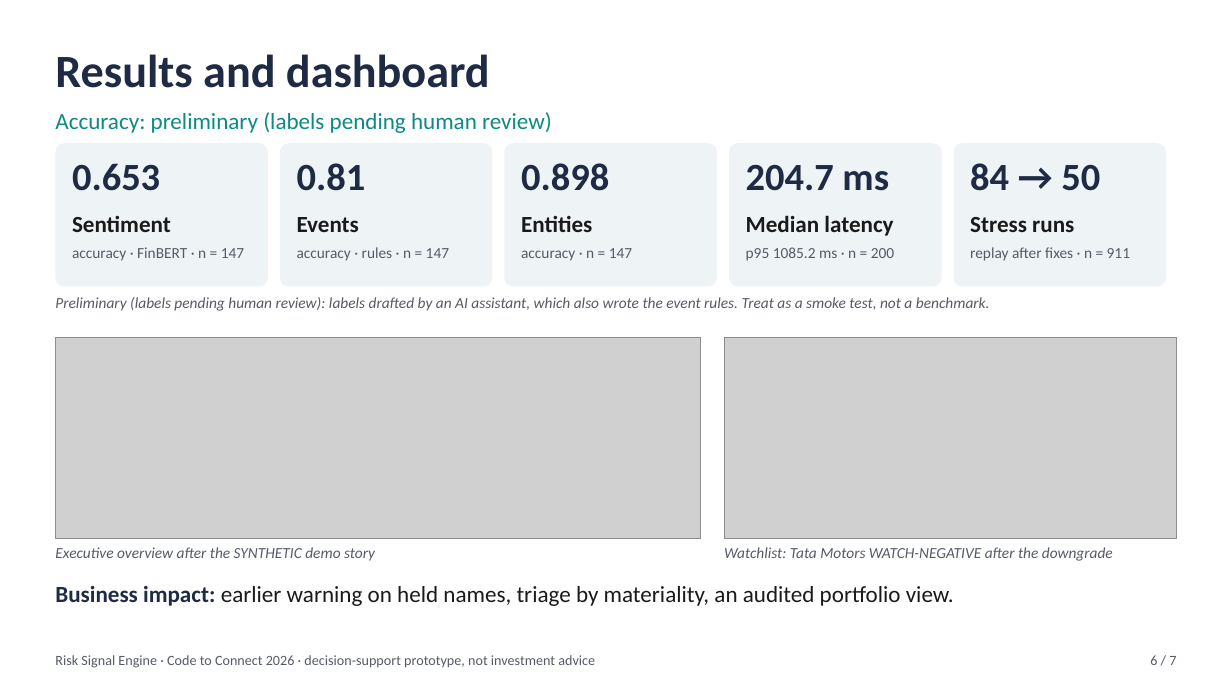
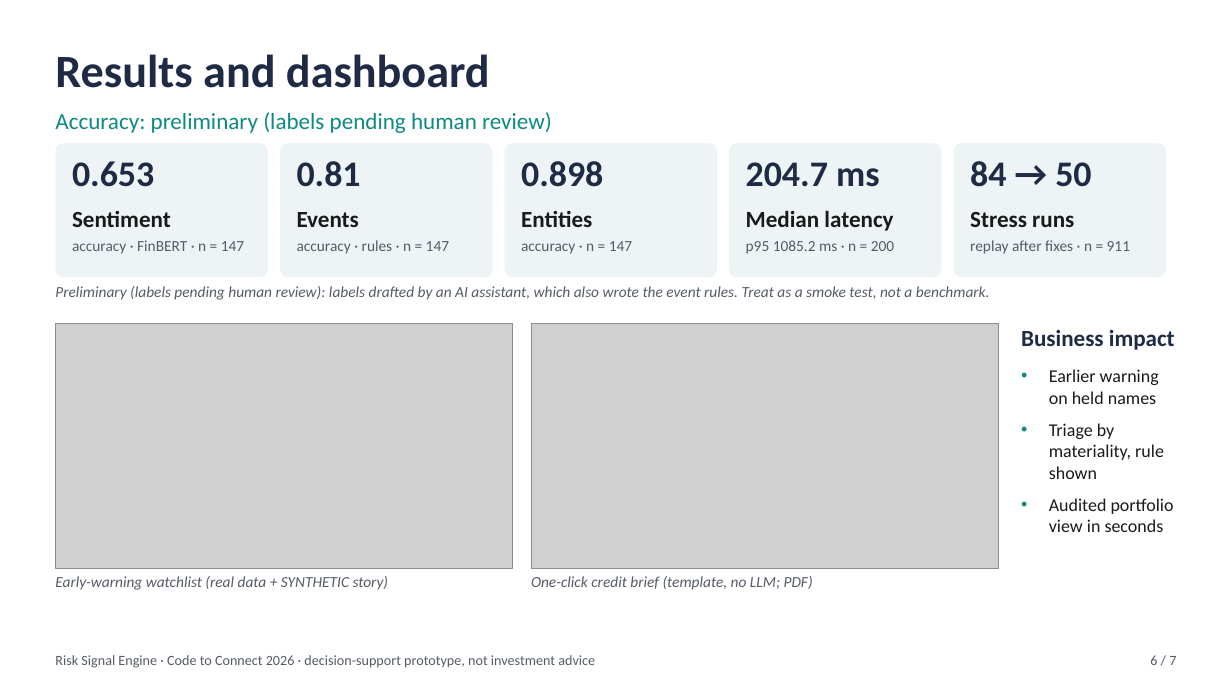
Before and after one commit to console-log-life/ABVIIITM-Gwalior-Apeksha-Jain-hackathon, a slide deck: slide 6 of docs/presentation/Risk_Signal_Engine.pptx. Drawn at 1232x693 pixels with LibreOffice and Linux fonts; fonts in the diff are those of the drawing; grey boxes stand for pictures. Boxes give left, top, right and bottom in pixels: in the first picture for what was removed or moved away, otherwise in the second. Text is boxed around its words. In the diff, an @@ line names an element or a change of style, - is before the commit and + after.

Commit message:
Task F (2/3): dark-theme screenshots (full pages + 1366x768/1920x1080), compact watchlist table that fits at 1366, deck with the propagation graph on slide 5 and watchlist + credit brief on slide 6, README screenshots/features/API examples, DoSelect answer (1,088 words, 19/19)

```diff
--- a/docs/presentation/Risk_Signal_Engine.pptx
+++ b/docs/presentation/Risk_Signal_Engine.pptx
@@ rounded rectangle resized from (x1=55, y1=143, x2=268, y2=287) to (x1=55, y1=143, x2=268, y2=277) @@
@@ rounded rectangle resized from (x1=280, y1=143, x2=493, y2=287) to (x1=280, y1=143, x2=493, y2=277) @@
@@ rounded rectangle resized from (x1=505, y1=143, x2=717, y2=287) to (x1=505, y1=143, x2=717, y2=277) @@
@@ rounded rectangle resized from (x1=729, y1=143, x2=942, y2=287) to (x1=729, y1=143, x2=942, y2=277) @@
@@ rounded rectangle resized from (x1=954, y1=143, x2=1166, y2=287) to (x1=954, y1=143, x2=1166, y2=277) @@
@@ size 30 to 28 pt in 5 elements at (x1=72, y1=161, x2=154, y2=187), (x1=297, y1=161, x2=361, y2=187), (x1=521, y1=161, x2=603, y2=187), (x1=746, y1=162, x2=879, y2=187), (x1=970, y1=161, x2=1091, y2=187) @@
@@ 10 texts moved together from (x1=72, y1=215, x2=1130, y2=261) to (x1=72, y1=210, x2=1130, y2=254) @@
@@ text "Preliminary (labels pending human review): ..." moved from (x1=55, y1=297, x2=990, y2=311) to (x1=55, y1=286, x2=990, y2=300) @@
@@ picture resized from (x1=55, y1=337, x2=701, y2=538) to (x1=55, y1=323, x2=513, y2=568) @@
@@ picture added at (x1=531, y1=323, x2=998, y2=568) @@
@@ picture removed at (x1=725, y1=337, x2=1177, y2=538) @@
@@ text added at (x1=1021, y1=330, x2=1175, y2=350), 18 pt, text #1F2A44, bold @@
+Business impact
@@ text at (x1=1049, y1=369, x2=1174, y2=532): text changed; size 18 to 14 pt @@
-Business impact: earlier warning on held names, triage by materiality, an audited portfolio view.
+• Earlier warning on held names
+• Triage by materiality, rule shown
+• Audited portfolio view in seconds
@@ text removed at (x1=55, y1=547, x2=375, y2=561) @@
-Executive overview after the SYNTHETIC demo story
@@ text removed at (x1=724, y1=547, x2=1113, y2=561) @@
-Watchlist: Tata Motors WATCH-NEGATIVE after the downgrade
@@ text added at (x1=55, y1=576, x2=389, y2=590), 12 pt, text #555B66, italic @@
+Early-warning watchlist (real data + SYNTHETIC story)
@@ text added at (x1=531, y1=576, x2=813, y2=590), 12 pt, text #555B66, italic @@
+One-click credit brief (template, no LLM; PDF)
```
Also in this commit, not shown: 3 other slides changed, 38 other files.
